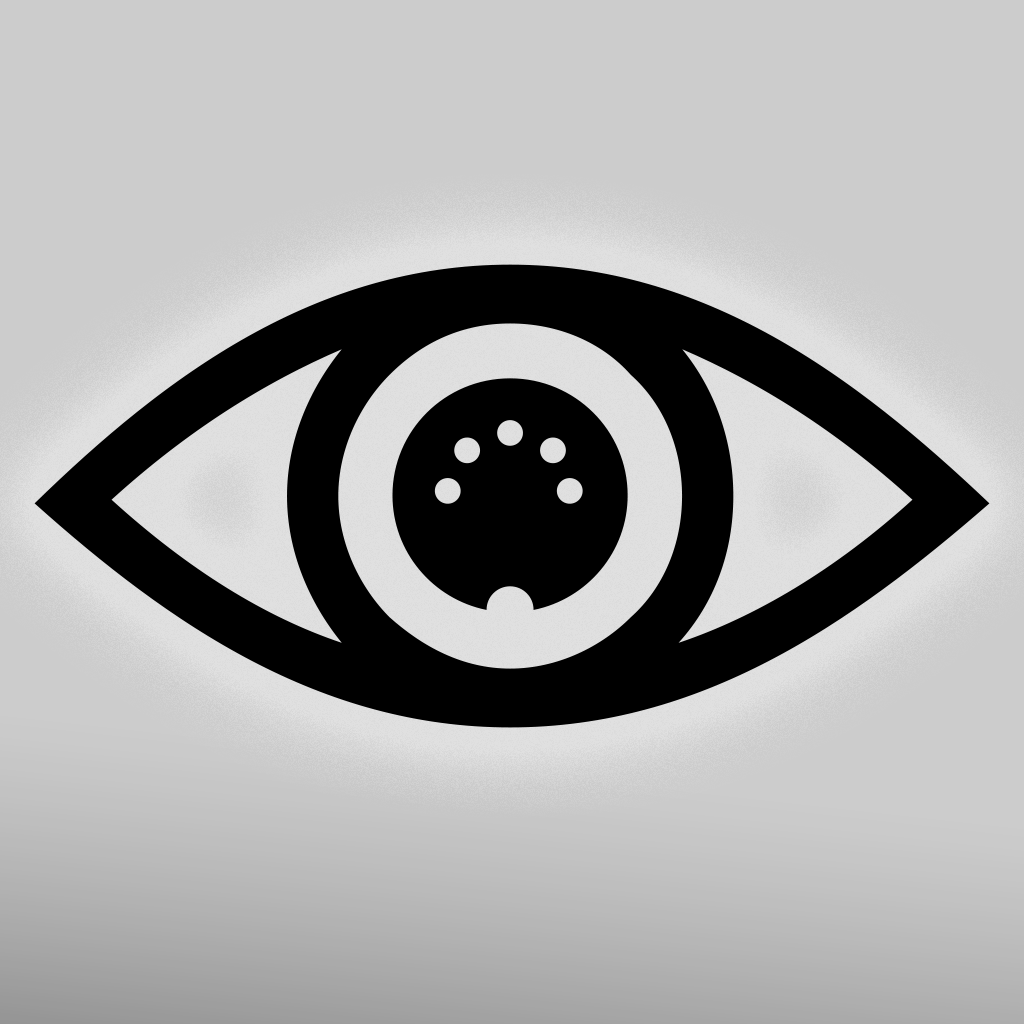
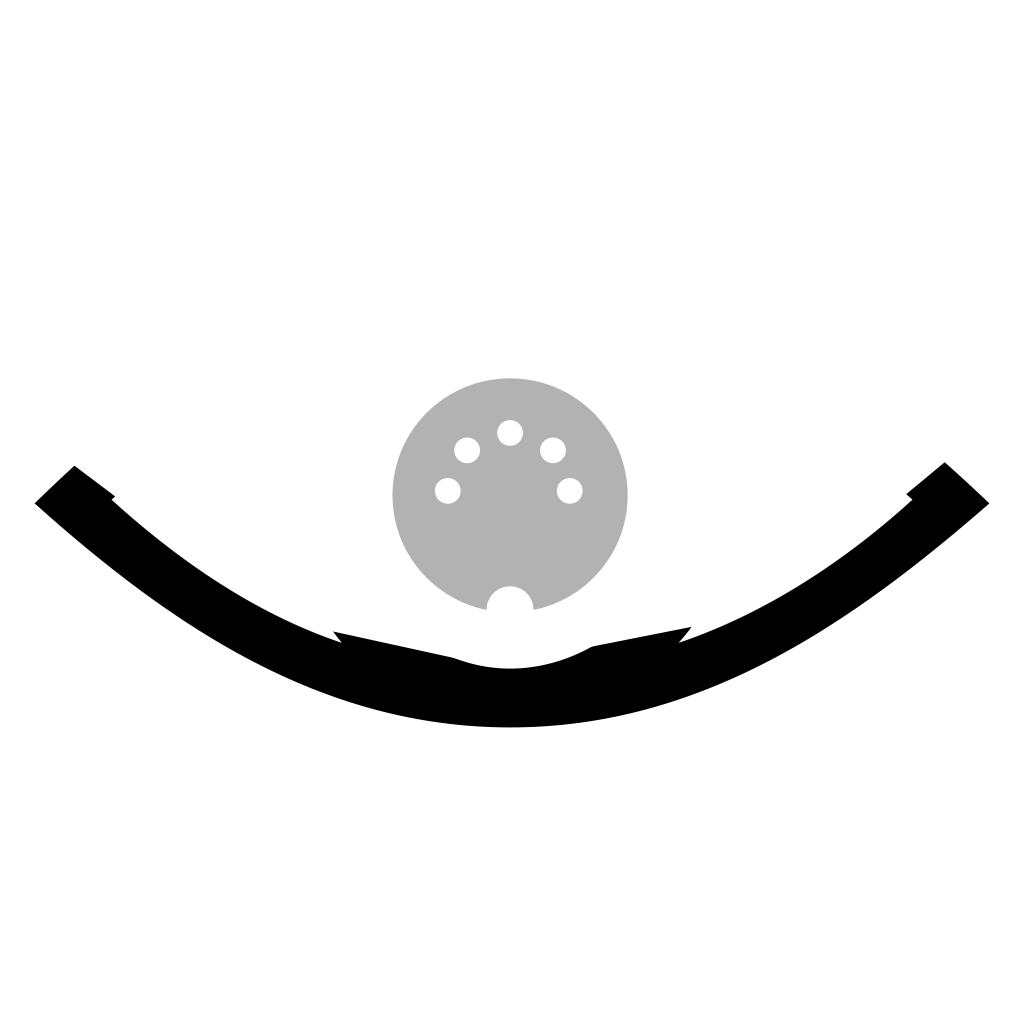
Layers edited between the first and the second 1024 x 1024 image:
added group "Group 1 copy" with 3 layers above "Group 1" over [34, 264, 990, 728]
added layer "noun_2965_cc" (1st of 2, in "Group 1 copy") (30%) in group "Group 1 copy" over [392, 378, 628, 610]
added layer "noun_1206481_cc copy" in group "Group 1 copy" over [34, 462, 990, 728]
hid group "Group 1" (2 layers) over [34, 264, 990, 728]
hid "Layer 1" over [0, 716, 1024, 1024]
hid "Layer 0" over [0, 0, 1024, 1024]
